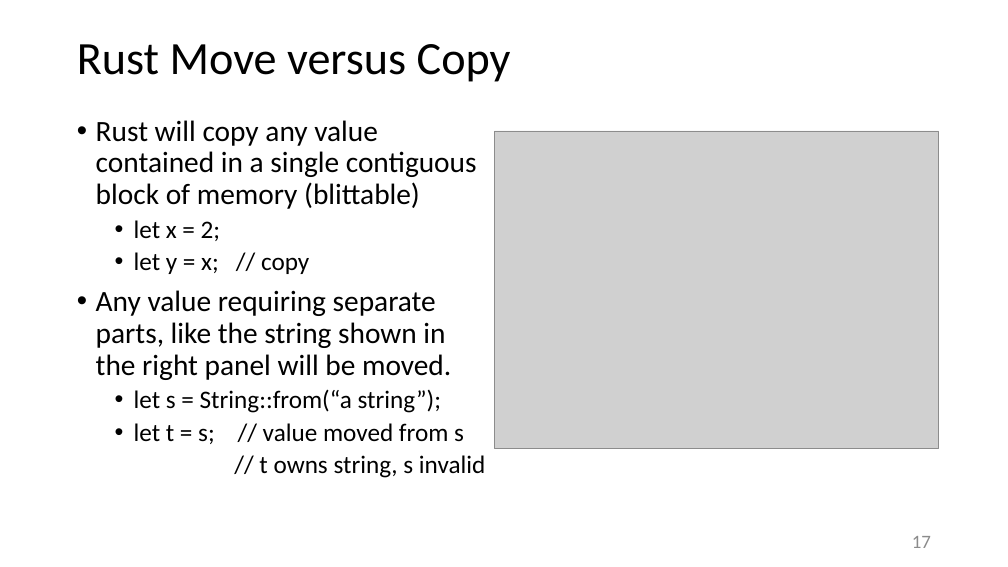
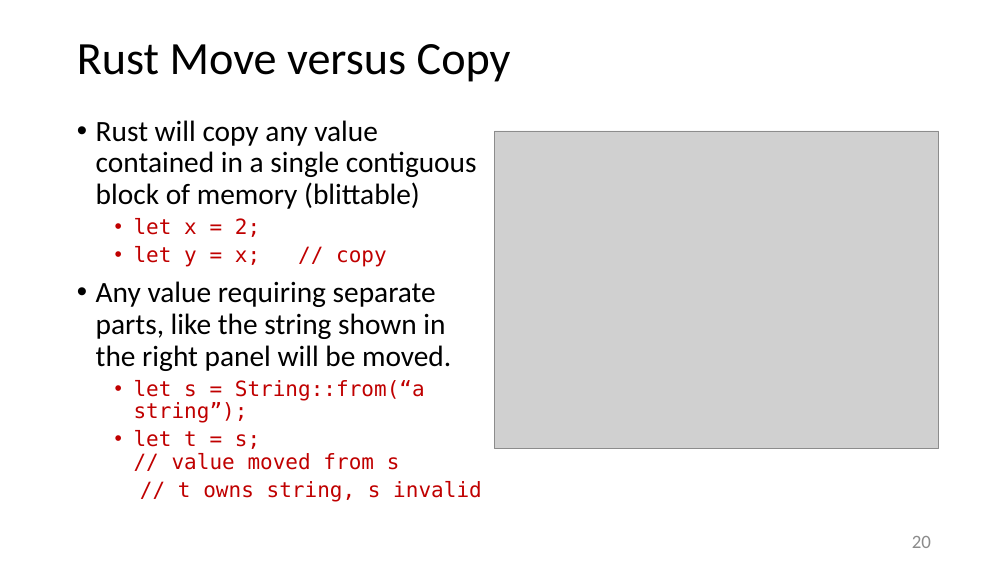
Before and after one commit to JimFawcett/JimFawcett.github.io, a slide deck: slide 20 of Resources/RustModels.pptx (slide 17 before the commit). Drawn at 1008x567 pixels with LibreOffice and Linux fonts; fonts in the diff are those of the drawing; grey boxes stand for pictures. Boxes give left, top, right and bottom in pixels: in the first picture for what was removed or moved away, otherwise in the second. Text is boxed around its words. In the diff, an @@ line names an element or a change of style, - is before the commit and + after.

```diff
--- a/Resources/RustModels.pptx
+++ b/Resources/RustModels.pptx
@@ text at (134, 218, 482, 502): size 24 to 20 pt, font Calibri to DejaVu Sans Mono, text colour #000000 to #C00000 in "let x = 2;", "let y = x; // copy", "let s = String::from(“a string”);", "let t = s; // value moved ..." and 1 more places @@
@@ page number at (912, 536, 931, 548): text changed @@
-17
+20
```
Also in this commit, not shown: 19 other slides changed, 7 slides added.
